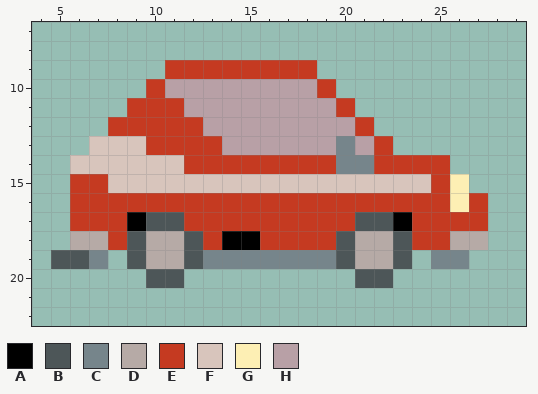
A pixel-art sprite gets an edit: packages/nouns-img-permutator/assets/layer-3/head-car.png. This is how it looked before the edit.
The file is 32x32 pixels. Shown: x 4..29, y 7..22.
Palette (. is transparent): A #000000  B #4d5658  C #76858b  D #b6aaa6  E #c53a21  F #d8c5bc  G #fdefb4  H #b8a0a6
And afterwards:
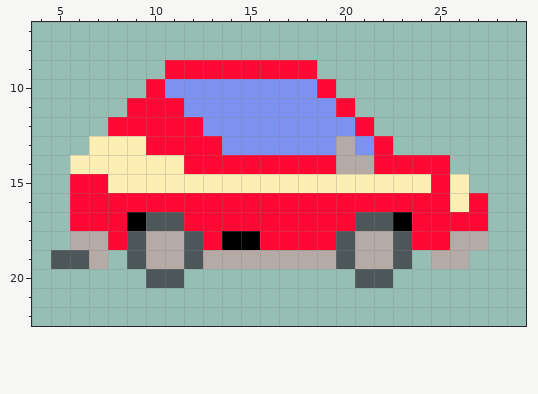
Changes in this commit:
@@ palette @@
-E #c53a21
+E #ff0833
-H #b8a0a6
+H #7d91ee
@@ x 4..29 @@
 12 ....EEEEEHHHHHHHHE........
-13 ...FFFEEEEHHHHHHCHE.......
-14 ..FFFFFFEEEEEEEECCEEEE....
-15 ..EEFFFFFFFFFFFFFFFFFEG...
+13 ...GGGEEEEHHHHHHDHE.......
+14 ..GGGGGGEEEEEEEEDDEEEE....
+15 ..EEGGGGGGGGGGGGGGGGGEG...
 16 ..EEEEEEEEEEEEEEEEEEEEGE..
@@ x 4..29 @@
 18 ..DDEBDDBEAAEEEEBDDBEEDD..
-19 .BBC.BDDBCCCCCCCBDDB.CC...
+19 .BBD.BDDBDDDDDDDBDDB.DD...
 20 ......BB.........BB.......
Where, in picture pixels (left, top, right, bottom), the same in both pictures:
changed: (70, 60, 488, 269)
